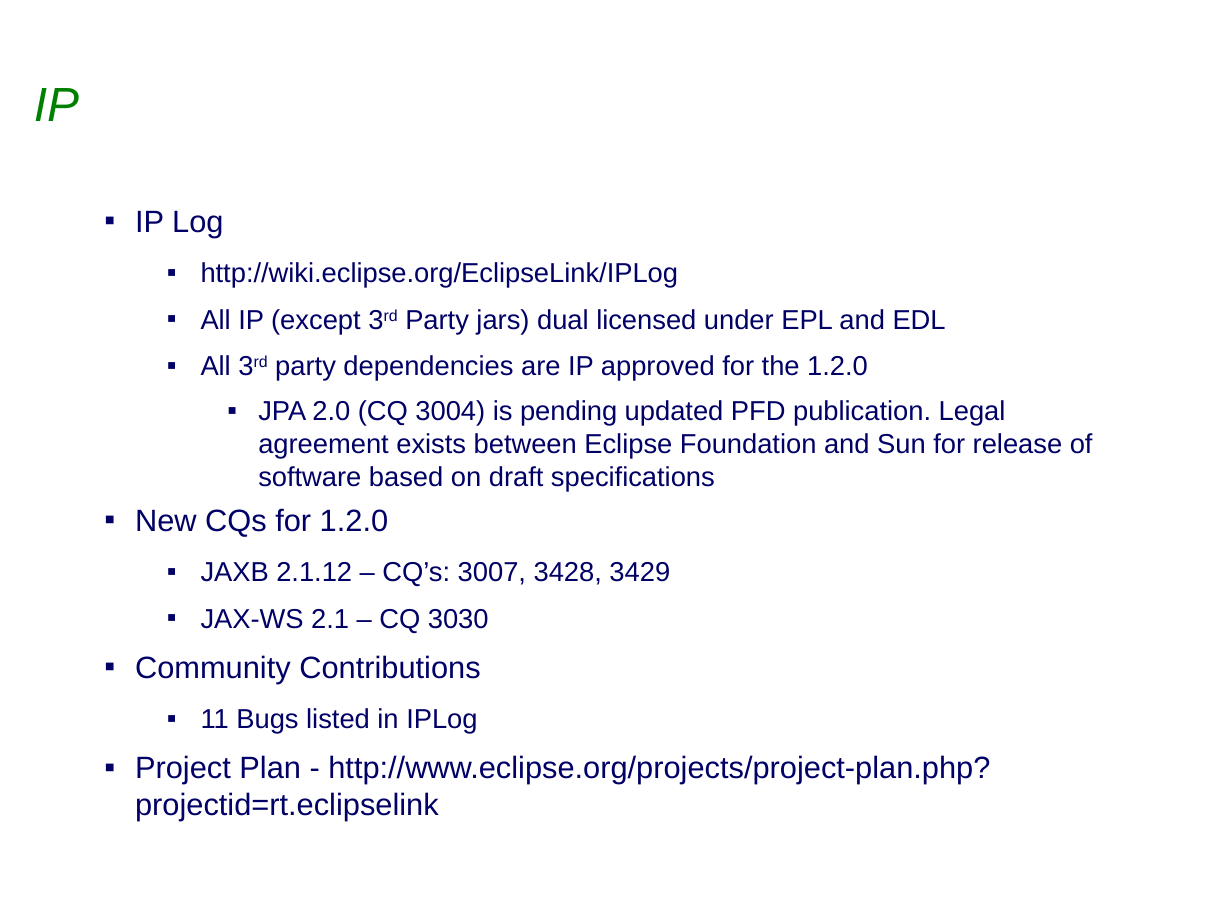
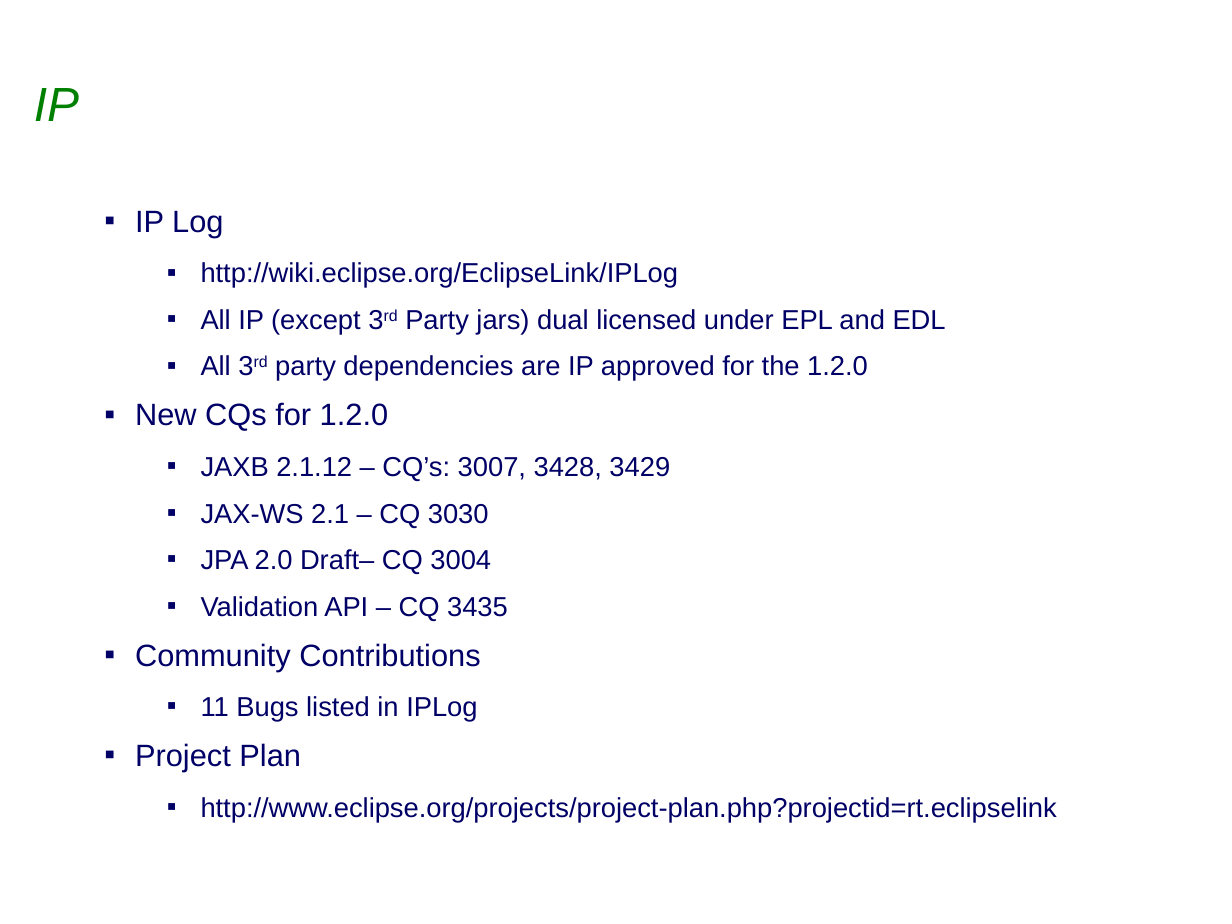
Before and after one commit to eclipse-ee4j/eclipselink, a slide deck: slide 13 of project-admin/Eclipselink_1.2.0_Release_Review.ppt (slide 14 before the commit). Drawn at 1232x924 pixels with LibreOffice and Linux fonts; fonts in the diff are those of the drawing; background and template pictures are left out. Boxes give left, top, right and bottom in pixels: in the first picture for what was removed or moved away, otherwise in the second. Text is boxed around its words. In the diff, an @@ line names an element or a change of style, - is before the commit and + after.

Commit message:
Final draft of release review slides for 1.2.0 and PDF snapshot of IPLog

```diff
--- a/project-admin/Eclipselink_1.2.0_Release_Review.ppt
+++ b/project-admin/Eclipselink_1.2.0_Release_Review.ppt
@@ text at [258,400,1093,492]: paragraph removed @@
-    ▪ JPA 2.0 (CQ 3004) is pending updated PFD publication. Legal agreement exists between Eclipse Foundation and Sun for release of software based on draft specifications
@@ text at [201,549,508,621]: paragraphs added @@
+  ▪ JPA 2.0 Draft– CQ 3004
+  ▪ Validation API – CQ 3435
@@ text at [135,743,1057,822]: text changed; size 18 to 16 pt @@
-▪ Project Plan - http://www.eclipse.org/projects/project-plan.php?projectid=rt.eclipselink
+▪ Project Plan
+  ▪ http://www.eclipse.org/projects/project-plan.php?projectid=rt.eclipselink
```
Also in this commit, not shown: 9 other slides changed, 1 slide removed, 1 other file.
